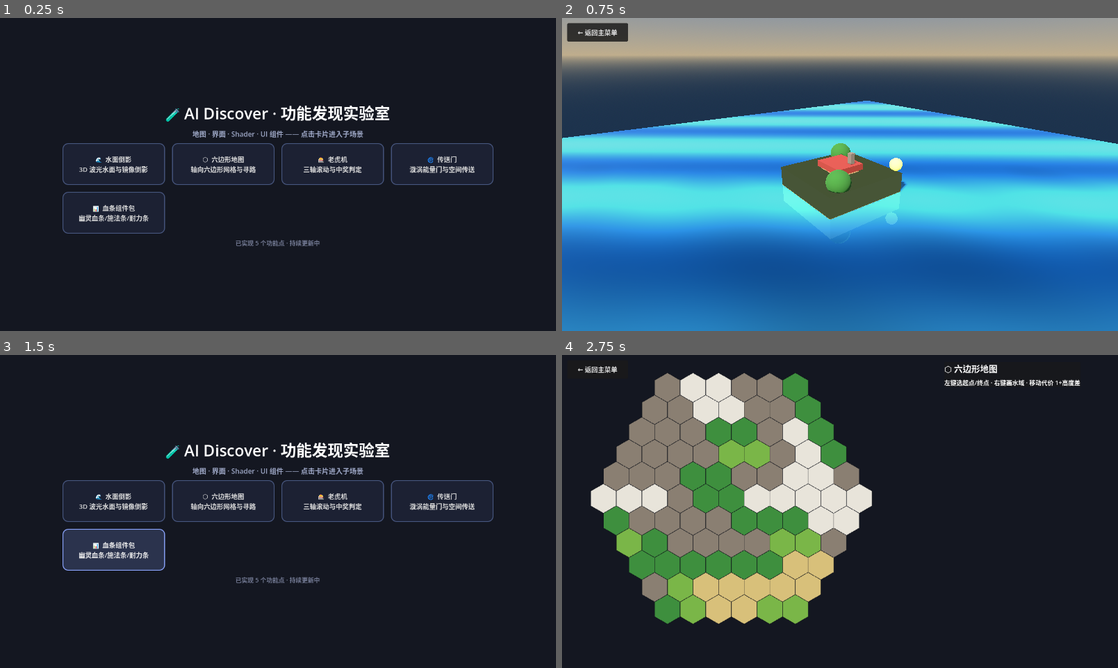
Above: before the commit, frames 1-4 (two rows, left to right).
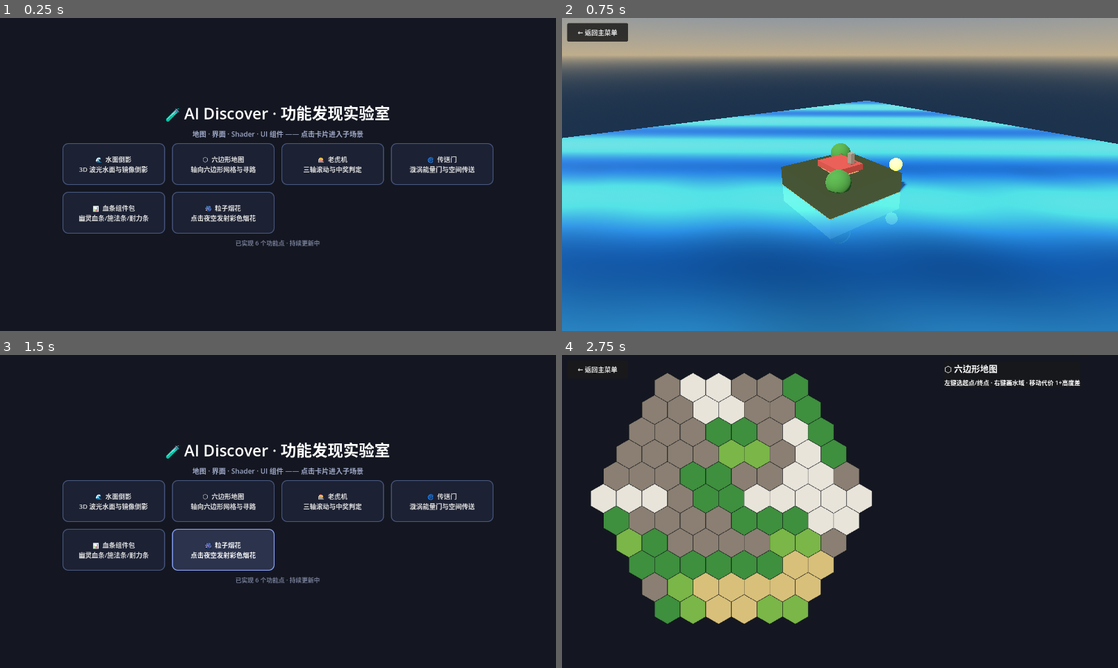
Above: after the commit, the same moments.

Repository: richardkiwilee/pyFramework
Game: Godot game, scene res://scenes/menu.tscn
The game is run twice, just before and just after one commit, with the same random seed, the same clock (stepped at 60 frames per second) and the same inputs.
Inputs:
- Up to frame 1 (0.25 s): no input
- Up to frame 2 (0.75 s): click "🌊 水面倒影 3D 波光水面与镜像倒影" at 0.5 s
- Up to frame 3 (1.5 s): click "← 返回主菜单" at 1.25 s
- Up to frame 4 (2.75 s): click "⬡ 六边形地图 轴向六边形网格与寻路" at 2 s

The runs differ from the first frame. In frame 1, 0.5% of the frame differs, in the area x 30-50%, y 55-73%; in frame 2, nothing differs; in frame 3, 4.6%, in the area x 11-50%, y 55-73%; in frame 4, nothing differs.

Commit message:
ai-discover: 功能6 粒子烟花——点击发射火箭+随机HSV彩色爆裂
Co-Authored-By: Claude <noreply@anthropic.com>

Diff:
--- /dev/null
+++ b/ai-discover/features/fireworks/fireworks.gd
@@ -0,0 +1,131 @@
+extends Node3D
+## =============================================================================
+## 粒子烟花 —— 点击夜空发射火箭，升到点击高度后炸成彩色光球
+## =============================================================================
+## 两个可复用的 GPUParticles3D（one_shot）：
+##   · 火箭：单颗粒子从地面垂直升空，白热拖尾感；
+##   · 爆裂：80 颗粒子球形四散 + 重力下坠，颜色每次随机 HSV。
+## 交互：在画面上半部点击 → 烟花在点击高度爆炸（射线与 y=7 平面求交）。
+## =============================================================================
+
+const BURST_HEIGHT := 7.0     # 爆炸平面高度
+
+var _rocket: GPUParticles3D
+var _burst: GPUParticles3D
+
+@onready var camera: Camera3D = $Camera3D
+
+
+func _ready() -> void:
+	# 地面（暗色）
+	var ground := MeshInstance3D.new()
+	var plane := PlaneMesh.new()
+	plane.size = Vector2(50, 36)
+	ground.mesh = plane
+	var gm := StandardMaterial3D.new()
+	gm.albedo_color = Color(0.06, 0.07, 0.10)
+	gm.roughness = 1.0
+	ground.material_override = gm
+	add_child(ground)
+	ground.position = Vector3(0, -0.05, -5)
+
+	_rocket = _make_rocket()
+	_burst = _make_burst()
+
+
+func _make_rocket() -> GPUParticles3D:
+	var p := GPUParticles3D.new()
+	p.amount = 1
+	p.lifetime = 0.8
+	p.one_shot = true
+	p.explosiveness = 1.0
+	p.emitting = false
+	var ppm := ParticleProcessMaterial.new()
+	ppm.gravity = Vector3.ZERO
+	ppm.direction = Vector3(0, 1, 0)
+	ppm.spread = 2.0
+	ppm.initial_velocity_min = 10.0
+	ppm.initial_velocity_max = 11.0
+	ppm.scale_min = 0.3
+	ppm.scale_max = 0.3
+	p.process_material = ppm
+	var m := SphereMesh.new()
+	m.radius = 0.13
+	m.height = 0.26
+	p.draw_pass_1 = m
+	var mat := StandardMaterial3D.new()
+	mat.albedo_color = Color(1.0, 0.95, 0.8)
+	mat.emission_enabled = true
+	mat.emission = Color(1.0, 0.75, 0.3)
+	mat.emission_energy_multiplier = 3.0
+	p.material_override = mat
+	add_child(p)
+	return p
+
+
+func _make_burst() -> GPUParticles3D:
+	var p := GPUParticles3D.new()
+	p.amount = 80
+	p.lifetime = 1.9
+	p.one_shot = true
+	p.explosiveness = 1.0
+	p.emitting = false
+	var ppm := ParticleProcessMaterial.new()
+	ppm.gravity = Vector3(0, -5.5, 0)
+	ppm.spread = 180.0
+	ppm.initial_velocity_min = 4.5
+	ppm.initial_velocity_max = 8.0
+	ppm.scale_min = 0.4
+	ppm.scale_max = 1.1
+	ppm.damping_min = 20.0
+	ppm.damping_max = 20.0
+	p.process_material = ppm
+	var m := SphereMesh.new()
+	m.radius = 0.09
+	m.height = 0.18
+	p.draw_pass_1 = m
+	add_child(p)
+	return p
+
+
+## 发射一枚烟花到 target 位置（火箭升空 → 0.75s 后爆裂）
+func _launch(target: Vector3) -> void:
+	_rocket.position = Vector3(target.x, 0.3, target.z)
+	_rocket.restart()
+	var tw := create_tween()
+	tw.tween_interval(0.75)
+	tw.tween_callback(_explode.bind(target))
+
+
+func _explode(target: Vector3) -> void:
+	_burst.position = target
+	# 每次爆裂随机一种颜色（HSV 色相随机）
+	var hue := randf()
+	var mat := StandardMaterial3D.new()
+	mat.albedo_color = Color.from_hsv(hue, 0.85, 1.0)
+	mat.emission_enabled = true
+	mat.emission = Color.from_hsv(hue, 0.9, 0.75)
+	mat.emission_energy_multiplier = 2.0
+	_burst.material_override = mat
+	_burst.restart()
+
+
+## 鼠标点击 → 射线与爆炸平面求交
+func _unhandled_input(event: InputEvent) -> void:
+	if event is InputEventMouseButton and event.pressed and event.button_index == MOUSE_BUTTON_LEFT:
+		var target := _mouse_to_burst_plane(event.position)
+		if target.y > 0.5:
+			_launch(target)
+			get_viewport().set_input_as_handled()
+
+
+func _mouse_to_burst_plane(mpos: Vector2) -> Vector3:
+	var from := camera.project_ray_origin(mpos)
+	var dir := camera.project_ray_normal(mpos)
+	if dir.y >= -0.01:
+		return Vector3.ZERO                     # 射线没指向地面方向
+	var t := (BURST_HEIGHT - from.y) / dir.y   # 与 y=7 平面交点
+	var hit := from + dir * t
+	hit.x = clampf(hit.x, -9.0, 9.0)
+	hit.z = clampf(hit.z, -13.0, 0.0)
+	return hit
--- /dev/null
+++ b/ai-discover/features/fireworks/fireworks.tscn
@@ -0,0 +1,44 @@
+[gd_scene load_steps=7 format=3]
+
+[ext_resource type="Script" path="res://features/fireworks/fireworks.gd" id="1_main"]
+[ext_resource type="PackedScene" path="res://scenes/back_button.tscn" id="2_back"]
+
+[sub_resource type="ProceduralSkyMaterial" id="sky_mat"]
+sky_top_color = Color(0.02, 0.03, 0.08, 1)
+sky_horizon_color = Color(0.05, 0.06, 0.14, 1)
+ground_bottom_color = Color(0.01, 0.01, 0.03, 1)
+ground_horizon_color = Color(0.05, 0.06, 0.14, 1)
+
+[sub_resource type="Sky" id="Sky_1"]
+sky_material = SubResource("sky_mat")
+
+[sub_resource type="Environment" id="Environment_1"]
+background_mode = 2
+sky = SubResource("Sky_1")
+ambient_light_source = 2
+ambient_light_color = Color(0.25, 0.28, 0.38, 1)
+
+[sub_resource type="LabelSettings" id="LabelSettings_1"]
+font_size = 16
+font_color = Color(0.85, 0.88, 1, 1)
+
+[node name="Fireworks" type="Node3D"]
+script = ExtResource("1_main")
+
+[node name="WorldEnvironment" type="WorldEnvironment" parent="."]
+environment = SubResource("Environment_1")
+
+[node name="Camera3D" type="Camera3D" parent="."]
+position = Vector3(0, 4.5, 9)
+rotation = Vector3(-0.15, 0, 0)
+fov = 60.0
+
+[node name="BackButton" parent="." instance=ExtResource("2_back")]
+
+[node name="Hint" type="Label" parent="."]
+offset_left = 16.0
+offset_top = 690.0
+offset_right = 700.0
+offset_bottom = 716.0
+text = "🎆 点击夜空任意位置放烟花（点击越高炸得越高）"
+label_settings = SubResource("LabelSettings_1")
--- a/ai-discover/scripts/menu.gd
+++ b/ai-discover/scripts/menu.gd
@@ -15,6 +15,7 @@
 	{"icon": "🎰", "name": "老虎机", "desc": "三轴滚动与中奖判定", "scene": "res://features/slot_machine/slot_machine.tscn"},
 	{"icon": "🌀", "name": "传送门", "desc": "漩涡能量门与空间传送", "scene": "res://features/portal/portal.tscn"},
 	{"icon": "📊", "name": "血条组件包", "desc": "幽灵血条/施法条/耐力条", "scene": "res://features/ui_bars/ui_bars.tscn"},
+	{"icon": "🎆", "name": "粒子烟花", "desc": "点击夜空发射彩色烟花", "scene": "res://features/fireworks/fireworks.tscn"},
 ]
 
 @onready var grid: GridContainer = $CenterBox/VBox/Grid
